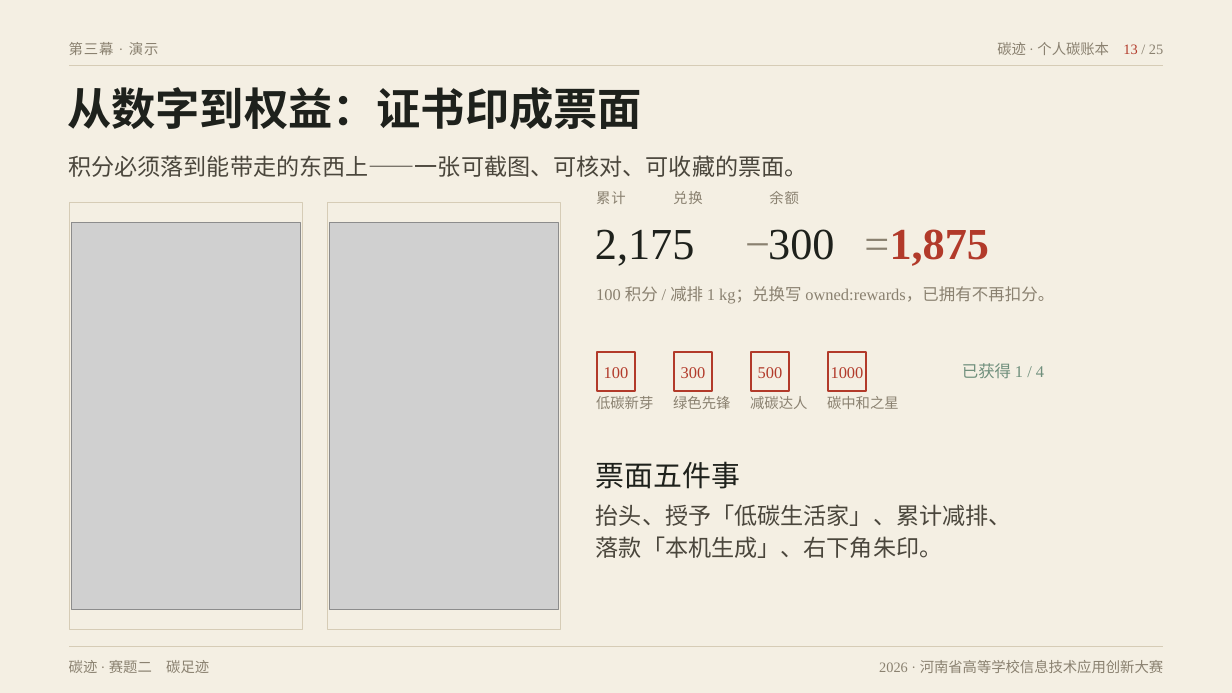
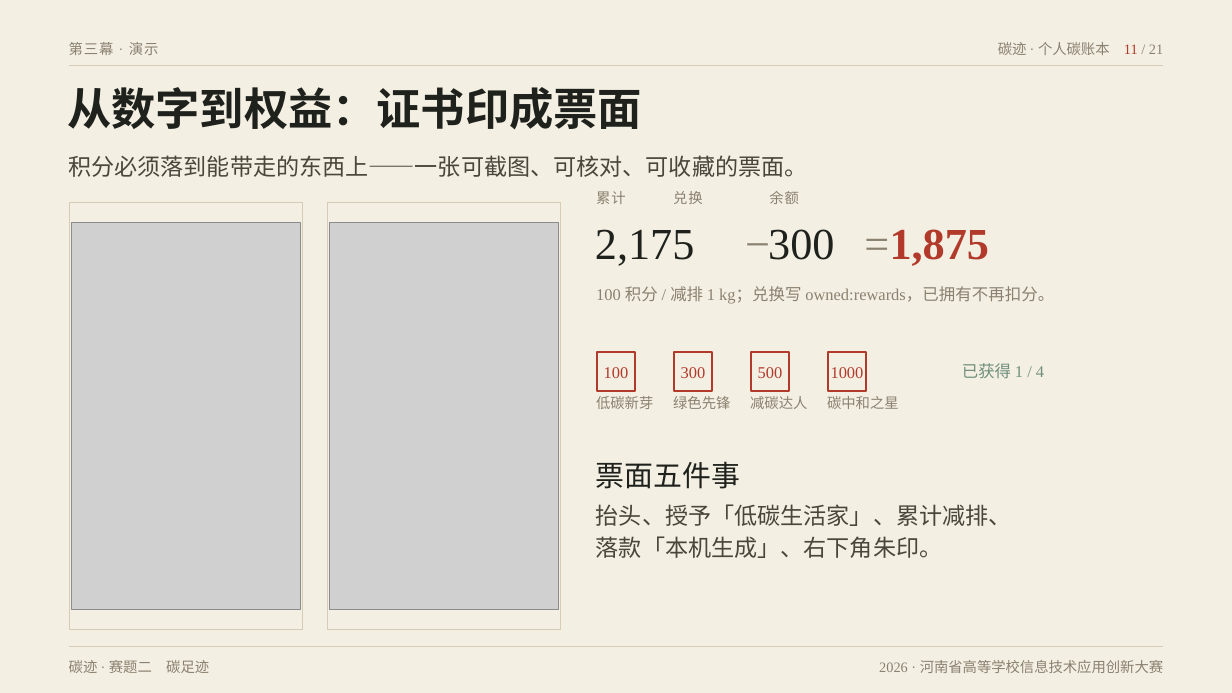
Before and after one commit to wujy309-jpg/ditan, a slide deck: slide 11 of 交付物/演示文稿_碳迹_v4A_墨迹档案.pptx (slide 13 before the commit). Drawn at 1232x693 pixels with LibreOffice and Linux fonts; fonts in the diff are those of the drawing; grey boxes stand for pictures. Boxes give left, top, right and bottom in pixels: in the first picture for what was removed or moved away, otherwise in the second. Text is boxed around its words. In the diff, an @@ line names an element or a change of style, - is before the commit and + after.

```diff
--- a/交付物/演示文稿_碳迹_v4A_墨迹档案.pptx
+++ b/交付物/演示文稿_碳迹_v4A_墨迹档案.pptx
@@ text at [998, 42, 1163, 55]: text changed @@
-碳迹 · 个人碳账本 13 / 25
+碳迹 · 个人碳账本 11 / 21
```
Also in this commit, not shown: 19 other slides changed, 1 slide added, 5 slides removed, 18 other files.
